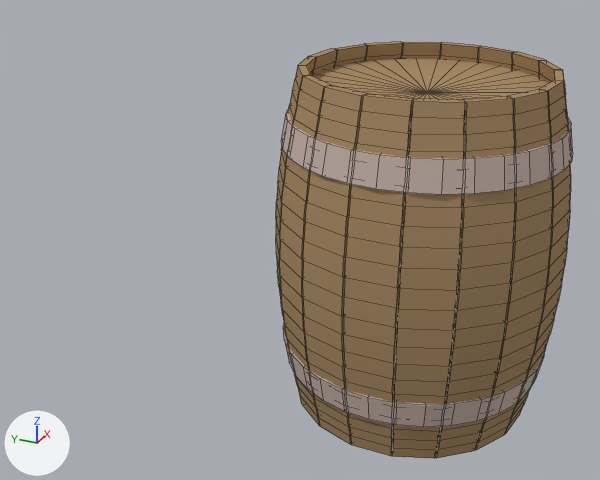
An edit to the Blender file development/graphics/objects/barrels/barrel.blend, drawn before and after from the same camera.
Both versions are drawn from a 50 mm lens placed at (-3.56, -1.0, 2.56), pointed at (0.08, 0.63, 0.75). The lights are fixed; the arrows at lower left show +X, +Y and +Z. Mesh edges are drawn as thin lines.

Objects in the first picture: 'barrel', 'bottomRing', 'topRing'.
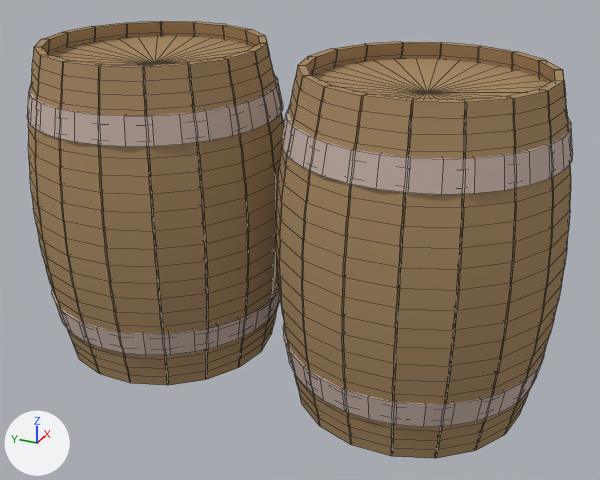
Where the newer file only moved an object's origin or applied its transform, the numbers keep the older frame.

The change in detail:
Mesh me_cube_002 is new.
It has 1722 vertices, 1716 faces and spans x -36.5..36.5, y -7.4..7.4, z -1.1..1.0.
It uses material mat_basicwood (its picture is missing).
Mesh me_cylinder_004 is new.
It is a 32-sided cut cone along z (radius 0.94 at the low end, 0.91 at the high end) spanning x -0.94..0.94, y -0.94..0.94, z -1.0..1.0.
It uses material mat_basicmetal (light grey #c6b3aa).
Object 'barrel.001' (ob_barrel_001) is new; it shows me_cube_002.
Its location is (0.089, 1.468, 0.885).
Its rotation in degrees is (0, 0, -81).
Its scale is (-0.019, 0.095, 0.822).
Object 'bottomRing.001' (ob_bottomring_001) is new; it shows me_cylinder_004.
Its location is (0.089, 1.468, 0.287).
Its rotation in degrees is (0, 0, -81).
Its scale is (0.712, 0.712, -0.0682).
Object 'topRing.001' (ob_topring_001) is new; it shows a copy of me_cylinder_004.
Its location is (0.089, 1.468, 1.431).
Its rotation in degrees is (0, 0, -81).
Its scale is (0.712, 0.712, 0.0682).

Where the change shows, as pixel boxes (x1, y1, x2, y2) in the pictures (600 x 480 px):
'barrel.001', added: after (28, 21, 284, 385)
'topRing.001', added: after (27, 75, 283, 147)
'bottomRing.001', added: after (52, 288, 280, 355)
